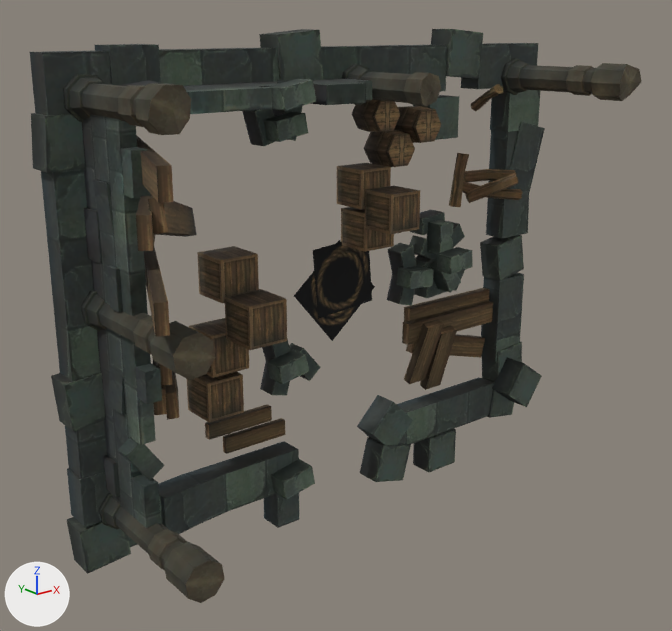
Two versions of the OBJ model sceneobjs/huodong_fuben_603/huodong_fuben_603_qifudian_diji_02/huodong_fuben_603_qifudian_diji_02.obj, one commit apart.
Camera for both pictures: a 50 mm lens placed at (-596.0, -761.0, 263.0), pointed at (-42.0, -69.0, -13.0). The axes (+X, +Y, +Z) are drawn at lower left. The lights are the same throughout. Where no turn or scale is listed for an object, it has been applied to the vertices. Vertices at the same position are counted once.

Names of what the first picture shows: 'huodong_fuben_603_qifudian_diji_02'.
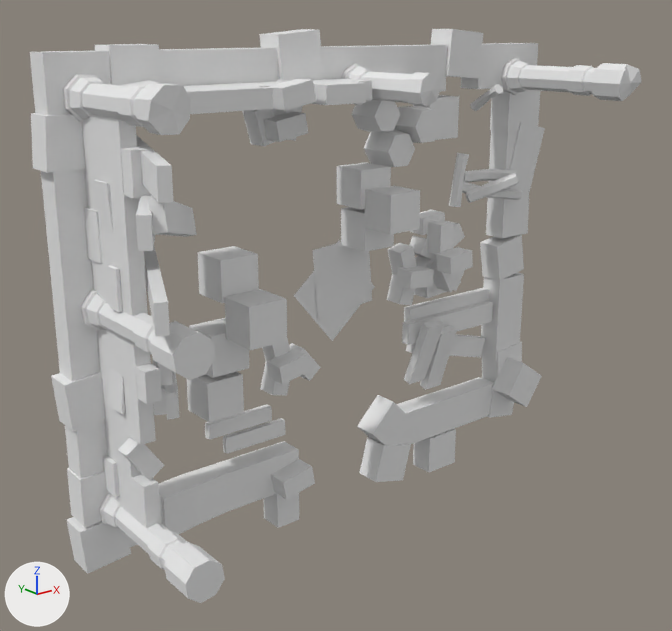
Changed parts and their boxes [x1, y1, x2, y2] in the pictures (672 x 631 px):
part 1 of me_huodong_fuben_603_qifudian_diji_02, recoloured (brown to grey)
    both: [136, 84, 523, 454]
part 2 of me_huodong_fuben_603_qifudian_diji_02, recoloured (black to grey)
    both: [30, 29, 641, 603]

The change, as a diff of the scene's bpy script:
```diff
--- a/sceneobjs/huodong_fuben_603/huodong_fuben_603_qifudian_diji_02/huodong_fuben_603_qifudian_diji_02.obj.py
+++ b/sceneobjs/huodong_fuben_603/huodong_fuben_603_qifudian_diji_02/huodong_fuben_603_qifudian_diji_02.obj.py
@@ mat_material_2_1 @@
+mat_material_2_1 = principled_material('material_2')
+mat_material_2_1.base_color = (0.8, 0.8, 0.8)  # white #e7e7e7
+mat_material_2_1.roughness = 1.0
@@ mat_material_1_1 @@
+mat_material_1_1 = principled_material('material_1')
+mat_material_1_1.base_color = (0.8, 0.8, 0.8)  # white #e7e7e7
+mat_material_1_1.roughness = 1.0
@@ me_huodong_fuben_603_qifudian_diji_02 @@
 me_huodong_fuben_603_qifudian_diji_02.from_pydata(...)  # 1386 vertices, 2184 faces; spans x -310.0..310.0, y -194.0..0.0, z -258.0..258.0
 # used by ob_huodong_fuben_603_qifudian_diji_02; location = (0.0, 0.0, 0.0)
+# me_huodong_fuben_603_qifudian_diji_02 part 1: all 610 faces that had it switch from mat_material_2 (picture img_huodong_fuben_603_kaolu_diji_01_02_png) to mat_material_2_1 (white #e7e7e7)
+# me_huodong_fuben_603_qifudian_diji_02 part 2: all 1574 faces that had it switch from mat_material_1 (picture img_huodong_fuben_603_kaolu_diji_01_01_png) to mat_material_1_1 (white #e7e7e7)
```
